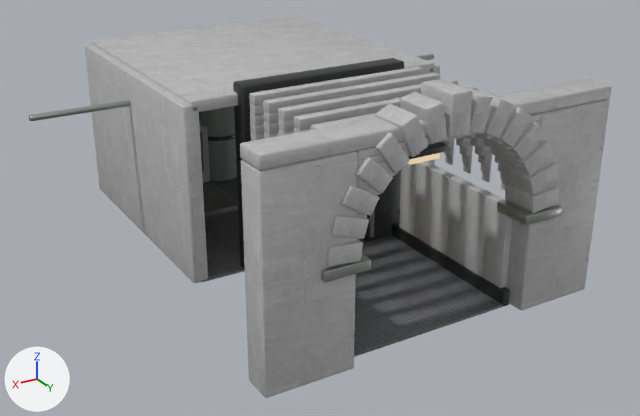
The glTF model public/assets/blender/hab_tunnel_v6.glb: old version first, new version second.
Rendered twice from a 50 mm camera at (8.59, 10.52, 8.1) aimed at (-0.06, -3.9, 0.89). The lights are fixed; the arrows at lower left show +X, +Y and +Z. The older version comes first. Vertices at exactly the same position are counted once.

Script lines for the objects in view, before the commit:
```python
me_cube_2617 = bpy.data.meshes.new('Cube.2617')
me_cube_2617.from_pydata(...)  # 13606 vertices, 26604 faces; spans x -2.3..7.53, y -9.65..0.42, z -1.88..2.54
me_cube_2617.materials.append(mat_habconcrete)
me_cube_2617.materials.append(mat_habbrushed)  # grey #a0a4a0
me_cube_2617.materials.append(mat_habwarmlamp)  # beige #ad9e86, glowing beige #ceb997
me_cube_2617.materials.append(mat_habdarksteel)  # dark grey #454846
me_cube_2617.materials.append(mat_habdeck)
me_cube_2617.materials.append(mat_habgreenlight)  # green #59bc86, glowing green #7cffb8
me_cube_2617.materials.append(mat_habamber)  # yellow #bc9b4b, glowing yellow #ffd46f
me_cube_2617.materials.append(mat_habsteel)  # grey #7e8481
me_cube_2617.materials.append(mat_habpaint)  # grey #798681
ob_habtunnel = bpy.data.objects.new('HabTunnel', me_cube_2617)
ob_habtunnel.location = (-2.62, 0.0, 1.88)
```
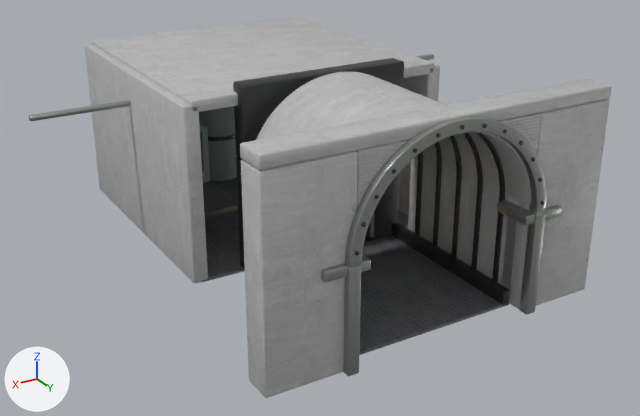
Location of each change, [x1, y1, x2, y2] in pixels of the pictures (640 x 416 px; the box of a moved part takes in the faces that stretch with it):
part 1 of me_cube_2617, moved or reshaped (not visible before): after [508, 191, 531, 204]
part 2 of me_cube_2617, added: after [508, 188, 531, 201]
part 3 of me_cube_2617, moved or reshaped: before [503, 165, 535, 180]; after [508, 186, 531, 198]
part 4 of me_cube_2617, moved or reshaped: before [502, 162, 558, 194]; after [507, 180, 531, 193]
part 5 of me_cube_2617, moved or reshaped: before [497, 140, 553, 176]; after [504, 166, 529, 178]
part 6 of me_cube_2617, moved or reshaped (not visible afterwards): before [330, 215, 369, 239]
part 7 of me_cube_2617, moved or reshaped: before [498, 122, 544, 160]; after [502, 161, 527, 173]
part 8 of me_cube_2617, moved or reshaped (not visible afterwards): before [340, 185, 379, 216]
part 9 of me_cube_2617, moved or reshaped: before [475, 121, 540, 139]; after [499, 153, 524, 165]
part 10 of me_cube_2617, moved or reshaped (mostly hidden afterwards): before [408, 153, 440, 165]; after [357, 200, 361, 204]
part 11 of me_cube_2617, moved or reshaped (mostly hidden afterwards): before [408, 142, 446, 159]; after [357, 184, 369, 190]
part 12 of me_cube_2617, moved or reshaped: before [482, 195, 512, 288]; after [519, 214, 546, 315]
part 13 of me_cube_2617, rebuilt: before [311, 92, 496, 130]; after [463, 132, 483, 190]
part 14 of me_cube_2617, rebuilt: before [399, 161, 495, 277]; after [408, 157, 517, 297]
part 15 of me_cube_2617, deleted: before [375, 86, 559, 213]
part 16 of me_cube_2617, reshaped: before [249, 67, 541, 266]; after [256, 71, 547, 376]

What changed in the scene script:
```text
Change me_cube_2617:
    remove me_cube_2617.from_pydata(...)  # 13606 vertices, 26604 faces; spans x -2.3..7.53, y -9.65..0.42, z -1.88..2.54
    add me_cube_2617.from_pydata(...)  # 14008 vertices, 27428 faces; spans x -2.3..7.53, y -9.65..0.47, z -1.88..2.12
    me_cube_2617 part 1: the loose piece of 44 vertices spanning x 0.82..0.84, y -0.3..0.3, z 0.2..0.33 is scaled about its middle by (0.765, 1, 0.407)
    me_cube_2617 part 2: the loose piece of 44 vertices spanning x 0.82..0.84, y -0.3..0.3, z 0.2..0.33 is copied, and the copy is scaled about its middle by (1.2, 0.996, 0.367), then moved by (0.0, 0.0, 0.06); it spans x 0.82..0.84, y -0.3..0.3, z 0.3..0.36
    me_cube_2617 part 3: the loose piece of 56 vertices spanning x 0.82..0.99, y -0.3..0.3, z 0.72..0.85 is scaled about its middle by (0.117, 1, 0.374), then moved by (-0.07, 0.0, -0.4)
    me_cube_2617 part 4: the loose piece of 56 vertices spanning x 0.33..0.99, y -0.34..0.38, z 0.47..0.95 is multiplied about its middle by the matrix ((0.046, 0.0, 0.143), (0.0, 0.848, 0.0), (-0.071, 0.0, 0.023)), then moved by (0.19, -0.02, -0.21)
    me_cube_2617 part 5: the loose piece of 56 vertices spanning x 0.51..1.17, y -0.34..0.38, z 0.83..1.38 is multiplied about its middle by the matrix ((0.243, 0.0, 0.421), (0.0, 0.848, 0.0), (-0.065, 0.0, 0.037)), then moved by (0.06, -0.02, -0.33)
    me_cube_2617 part 6: the loose piece of 56 vertices spanning x 4.25..4.91, y -0.34..0.38, z 0.47..0.95 is multiplied about its middle by the matrix ((0.15, 0.0, -0.462), (0.0, 0.848, 0.0), (0.071, 0.0, 0.023)), then moved by (-0.24, -0.02, 0.07)
    me_cube_2617 part 7: the loose piece of 56 vertices spanning x 0.77..1.41, y -0.34..0.38, z 1.14..1.76 is multiplied about its middle by the matrix ((0.45, 0.0, 0.5), (0.0, 0.848, 0.0), (-0.056, 0.0, 0.05)), then moved by (-0.16, -0.02, -0.56)
    me_cube_2617 part 8: the loose piece of 56 vertices spanning x 4.07..4.73, y -0.34..0.38, z 0.83..1.38 is multiplied about its middle by the matrix ((0.336, 0.0, -0.583), (0.0, 0.848, 0.0), (0.065, 0.0, 0.037)), then moved by (-0.09, -0.02, -0.21)
    me_cube_2617 part 9: the loose piece of 56 vertices spanning x 0.82..1.95, y -0.3..0.3, z 1.62..1.75 is scaled about its middle by (0.267, 1, 0.374), then moved by (-0.41, 0.0, -0.62)
    me_cube_2617 part 10: the loose piece of 56 vertices spanning x 2.32..2.92, y -0.74..-0.42, z 1.14..1.24 is scaled about its middle by (0.508, 1.91, 0.499), then moved by (1.64, 0.58, -0.13), in mat_habconcrete
    me_cube_2617 part 11: the loose piece of 56 vertices spanning x 2.24..3.0, y -0.8..-0.36, z 1.26..1.41 is scaled about its middle by (0.65, 1.4, 0.367), then moved by (1.55, 0.58, -0.05), in mat_habconcrete
    me_cube_2617 part 12: the loose piece of 56 vertices spanning x 0.76..0.96, y -0.67..-0.13, z -1.88..0.08 is scaled about its middle by (1.12, 0.352, 1), then moved by (-0.15, 0.74, 0.0), in mat_habbrushed (grey #a0a4a0)
    me_cube_2617 part 13: the loose piece of 324 vertices spanning x 0.78..4.46, y -1.03..-0.83, z 0.99..1.91 is rebuilt with 592 vertices and now spans x 0.73..4.5, y -1.09..-0.96, z 0.08..1.96, in mat_habdarksteel (dark grey #454846)
    me_cube_2617 part 14: the loose piece of 264 vertices spanning x 0.76..0.96, y -3.33..-0.67, z -1.88..0.08 is rebuilt with 56 vertices and now spans x 0.66..0.82, y -3.2..0.0, z -1.88..0.08
    me_cube_2617 part 15: 56 loose pieces with 3946 vertices, spanning x 0.26..4.46, y -3.17..0.38, z 0.1..2.44, are deleted
    me_cube_2617 part 16: 82 vertices moved within x 0.82..4.42, y -0.3..0.3, z 0.46..1.49; 3260 vertices removed from x 0.78..4.98, y -3.17..0.42, z 0.1..2.54; 6732 vertices added at x 0.58..4.64, y -3.21..0.45, z -1.88..2.1
    other edits to the shape of me_cube_2617 do not show in these pictures
```
